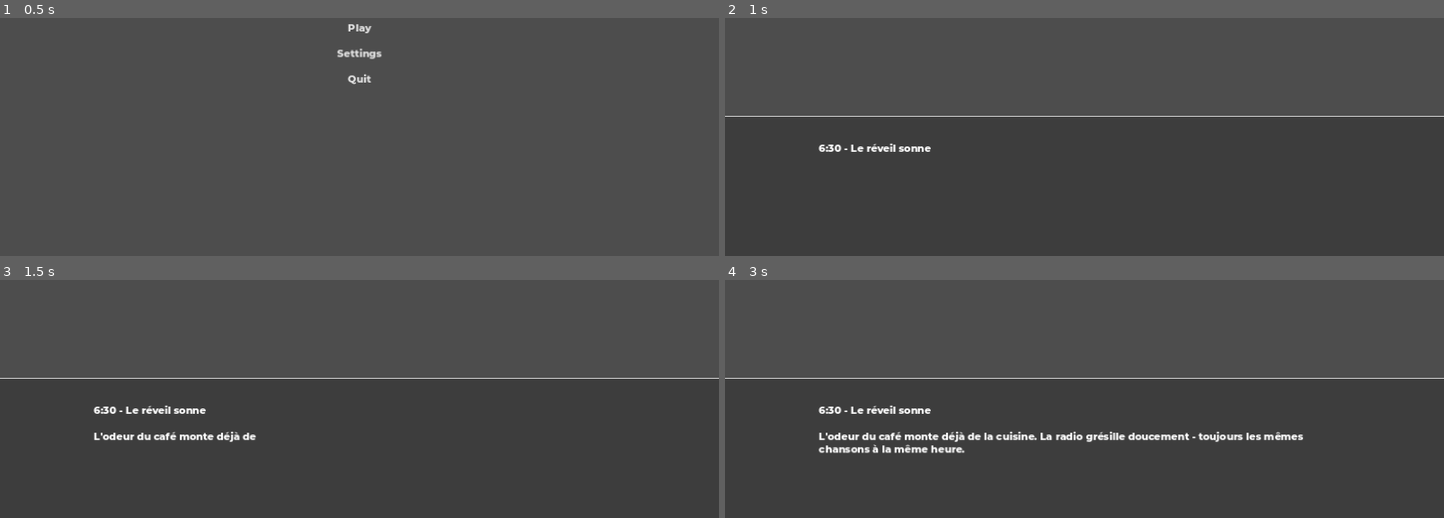
Above: before the commit, frames 1-4 (two rows, left to right).
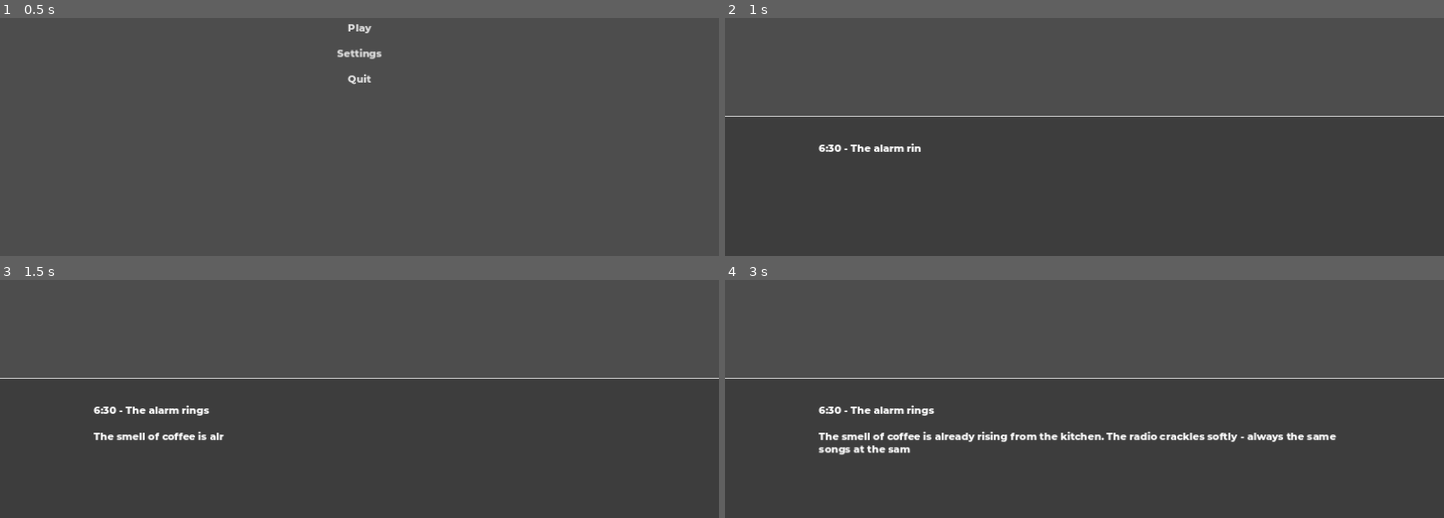
Above: after the commit, the same moments.

Repository: monologue-tool/godot-plugin
Game: Godot game, scene res://example/scenes/menu/menu.tscn
Two runs of this game, one before a commit and one after it. Both use one fixed random seed, a clock stepped at 60 frames per second and the inputs below.
Inputs (mouse positions are in pixels of both pictures, inside the frame that each line leads up to):
- Up to frame 1 (0.5 s): no input
- Up to frame 2 (1 s): click "Play" at 0.5 s
- Up to frame 3 (1.5 s): move the mouse to (359, 448) at 1.27 s
- Up to frame 4 (3 s): move the mouse to (940, 337) at 2.02 s; move the mouse to (outside the picture) at 2.77 s

Frame 1 is identical in both runs. In frame 2, 0.2% of the frame differs, in the area x 17-29%, y 52-57%; in frame 3, 0.7%; in frame 4, 2.2%, in the area x 13-85%, y 52-74%.

Commit message:
Translate example + Add music

Diff:
--- a/default_bus_layout.tres
+++ b/default_bus_layout.tres
@@ -1,7 +1,6 @@
 [gd_resource type="AudioBusLayout" format=3 uid="uid://chac4dgkd1kqr"]
 
 [resource]
-bus/0/send = &"New hgf"
 bus/1/name = &"Voice"
 bus/1/solo = false
 bus/1/mute = false
--- a/example/resources/intro.json
+++ b/example/resources/intro.json
@@ -22,7 +22,7 @@
 			"Speaker": "",
 			"DisplayName": "",
 			"DisplayVariant": "",
-			"Sentence": "Le frigo est plein. Des aliments parfaitement rangés.",
+			"Sentence": "The fridge is full. Food perfectly arranged.",
 			"Voiceline": "",
 			"EditorPosition": {
 				"x": 2460,
@@ -36,7 +36,7 @@
 			"Speaker": "",
 			"DisplayName": "",
 			"DisplayVariant": "",
-			"Sentence": "Il me fait son signe de tête habituel.",
+			"Sentence": "He gives me his usual nod.",
 			"Voiceline": "",
 			"EditorPosition": {
 				"x": 4620,
@@ -50,7 +50,7 @@
 			"Speaker": "",
 			"DisplayName": "",
 			"DisplayVariant": "",
-			"Sentence": "Je m'approche du kiosque. Les gros titres... ils semblent flou. Je n'ai peut-être pas assez dormis.",
+			"Sentence": "I approach the kiosk. The headlines... they seem blurry. Maybe I didn't get enough sleep.",
 			"Voiceline": "",
 			"EditorPosition": {
 				"x": 4620,
@@ -76,7 +76,7 @@
 			"$type": "NodeOption",
 			"ID": "GzZt8XX9PG",
 			"NextID": "BHtC8XPuAO",
-			"Option": "Rester au lit encore 5 minutes",
+			"Option": "Stay in bed for another 5 minutes",
 			"EnableByDefault": true,
 			"OneShot": true,
 			"EditorPosition": {
@@ -88,7 +88,7 @@
 			"$type": "NodeOption",
 			"ID": "WANiOaxPPj",
 			"NextID": "YOR7Or05UB",
-			"Option": "Se lever immédiatement",
+			"Option": "Get up immediately",
 			"EnableByDefault": true,
 			"OneShot": false,
 			"EditorPosition": {
@@ -100,7 +100,7 @@
 			"$type": "NodeOption",
 			"ID": "byQ79tFs86",
 			"NextID": "ET0i1knsbP",
-			"Option": "Éteindre la radio",
+			"Option": "Turn off the radio",
 			"EnableByDefault": true,
 			"OneShot": true,
 			"EditorPosition": {
@@ -112,7 +112,7 @@
 			"$type": "NodeOption",
 			"ID": "sHj28PPSPj",
 			"NextID": "YOR7Or05UB",
-			"Option": "Se lever",
+			"Option": "See liver",
 			"EnableByDefault": false,
 			"OneShot": false,
 			"EditorPosition": {
@@ -127,7 +127,7 @@
 			"Speaker": "",
 			"DisplayName": "",
 			"DisplayVariant": "",
-			"Sentence": "Après avoir enfilé mes chaussons, la routine du matin commence.",
+			"Sentence": "After putting on my slippers, the morning routine begins.",
 			"Voiceline": "",
 			"EditorPosition": {
 				"x": 1200,
@@ -141,7 +141,7 @@
 			"Speaker": "",
 			"DisplayName": "",
 			"DisplayVariant": "",
-			"Sentence": "[i]Dans la Cuisine[/i]\n\nLe grille-pain fait encore des siennes. La tartine est à moitié brûlée.",
+			"Sentence": "[i]In the Kitchen[/i]\n\nThe toaster is acting up again. The toast is half burnt.",
 			"Voiceline": "",
 			"EditorPosition": {
 				"x": 1650,
@@ -165,7 +165,7 @@
 			"$type": "NodeOption",
 			"ID": "XarRF5ODMb",
 			"NextID": "J7zFMyNovI",
-			"Option": "L'ignorer comme d'habitude",
+			"Option": "Ignore him as usual",
 			"EnableByDefault": true,
 			"OneShot": false,
 			"EditorPosition": {
@@ -177,7 +177,7 @@
 			"$type": "NodeOption",
 			"ID": "MU6Yrh1YDH",
 			"NextID": "di2az13qmZ",
-			"Option": "Acheter un journal pour une fois",
+			"Option": "Buy a newspaper for once",
 			"EnableByDefault": true,
 			"OneShot": false,
 			"EditorPosition": {
@@ -192,7 +192,7 @@
 			"Speaker": "",
 			"DisplayName": "",
 			"DisplayVariant": "",
-			"Sentence": "Vous plongez dans le reflet de votre tasse de café qui vous renvoie une image troublée. Le sommeil vous fuit depuis près de deux semaines maintenant. Les nuits ne sont pas pénibles, non, mais elles ont perdu leur caractère réparateur. Les rêves aussi se sont évaporés. Est-ce le travail ? La famille ? Ou simplement une mauvaise passe ?",
+			"Sentence": "You look into the reflection of your coffee cup, which reflects a troubled image back to you. Sleep has been eluding you for almost two weeks now. The nights are not painful, no, but they have lost their restorative character. Dreams have also evaporated. Is it work? Family? Or just a bad patch?",
 			"Voiceline": "",
 			"EditorPosition": {
 				"x": 2910,
@@ -217,7 +217,7 @@
 			"$type": "NodeOption",
 			"ID": "UgHOcEE6ut",
 			"NextID": "dbKbZZs0tj",
-			"Option": "Manger la tartine brûlée",
+			"Option": "Eat burnt toast",
 			"EnableByDefault": true,
 			"OneShot": false,
 			"EditorPosition": {
@@ -229,7 +229,7 @@
 			"$type": "NodeOption",
 			"ID": "MEIDPVeiKM",
 			"NextID": "9JdbArDUC5",
-			"Option": "Chercher autre chose dans le frigo",
+			"Option": "Look for something else in the fridge",
 			"EnableByDefault": true,
 			"OneShot": false,
 			"EditorPosition": {
@@ -241,7 +241,7 @@
 			"$type": "NodeOption",
 			"ID": "5PbNNbBtPj",
 			"NextID": "Sj8DtwxYGq",
-			"Option": "Ne pas manger.",
+			"Option": "Do not eat.",
 			"EnableByDefault": true,
 			"OneShot": false,
 			"EditorPosition": {
@@ -256,7 +256,7 @@
 			"Speaker": "",
 			"DisplayName": "",
 			"DisplayVariant": "",
-			"Sentence": "Cette brève introspection s'évanouit soudain, laissant place à la réalité de cette journée particulière. Aujourd'hui est le grand jour : vous allez enfin devenir explorateur.",
+			"Sentence": "This brief introspection suddenly fades away, giving way to the reality of this particular day. Today is the big day: you will finally become an explorer.",
 			"Voiceline": "",
 			"EditorPosition": {
 				"x": 3360,
@@ -270,7 +270,7 @@
 			"Speaker": "",
 			"DisplayName": "",
 			"DisplayVariant": "",
-			"Sentence": "[i]Sur le chemin du travail[/i]\n\nLe vendeur de journaux est à son coin habituel.",
+			"Sentence": "[i]On the way to work[/i]\n\nThe newspaper vendor is at his usual spot.",
 			"Voiceline": "",
 			"EditorPosition": {
 				"x": 3810,
@@ -294,7 +294,7 @@
 			"$type": "NodeOption",
 			"ID": "kqUVahRr5n",
 			"NextID": "ZarjAkFpsw",
-			"Option": "Descendre du métro",
+			"Option": "Getting off the subway",
 			"EnableByDefault": true,
 			"OneShot": false,
 			"EditorPosition": {
@@ -306,7 +306,7 @@
 			"$type": "NodeOption",
 			"ID": "vKLtI1GRip",
 			"NextID": "8kUbCbZpKh",
-			"Option": "Attendre",
+			"Option": "To wait for",
 			"EnableByDefault": true,
 			"OneShot": false,
 			"EditorPosition": {
@@ -362,7 +362,7 @@
 			"$type": "NodeOption",
 			"ID": "rdOxd8cgyX",
 			"NextID": "LgkHxBDl61",
-			"Option": "Où suis-je ?",
+			"Option": "Where am I?",
 			"EnableByDefault": true,
 			"OneShot": false,
 			"EditorPosition": {
@@ -374,7 +374,7 @@
 			"$type": "NodeOption",
 			"ID": "ZMpXfi5vbP",
 			"NextID": "z2c0Azuial",
-			"Option": "Qui est-ce ?",
+			"Option": "Who is it ?",
 			"EnableByDefault": true,
 			"OneShot": false,
 			"EditorPosition": {
@@ -386,7 +386,7 @@
 			"$type": "NodeOption",
 			"ID": "Xf5h6LxItw",
 			"NextID": "YHbX3dg0rg",
-			"Option": " ...",
+			"Option": null,
 			"EnableByDefault": true,
 			"OneShot": false,
 			"EditorPosition": {
@@ -406,15 +406,6 @@
 			"EditorPosition": {
 				"x": 1290,
 				"y": 1470
-			}
-		},
-		{
-			"$type": "NodeRoot",
-			"ID": "KuF40hizq3",
-			"NextID": "KMAWkxjVoh",
-			"EditorPosition": {
-				"x": 0,
-				"y": 0
 			}
 		},
 		{
@@ -449,25 +440,11 @@
 			"Speaker": "",
 			"DisplayName": "",
 			"DisplayVariant": "",
-			"Sentence": "Encore quelques minutes sous la couette, à écouter la radio en fond. La musique, les infos, la météo, les embouteillages habituels.",
+			"Sentence": "A few more minutes under the covers, listening to the radio in the background. The music, the news, the weather, the usual traffic jams.",
 			"Voiceline": "",
 			"EditorPosition": {
 				"x": 1560,
 				"y": -210
-			}
-		},
-		{
-			"$type": "NodeSentence",
-			"ID": "KMAWkxjVoh",
-			"NextID": "AH2tSd8vzH",
-			"Speaker": "",
-			"DisplayName": "",
-			"DisplayVariant": "",
-			"Sentence": "[i]6:30 - Le réveil sonne[/i]\n\nL'odeur du café monte déjà de la cuisine. La radio grésille doucement - toujours les mêmes chansons à la même heure.",
-			"Voiceline": "",
-			"EditorPosition": {
-				"x": 390,
-				"y": 0
 			}
 		},
 		{
@@ -477,7 +454,7 @@
 			"Speaker": 1,
 			"DisplayName": "",
 			"DisplayVariant": "",
-			"Sentence": "N'est-ce pas votre propre ombre qui s'étend, plus vaste à mesure que vous poursuivez la lumière ? Ce que vous rejetez dans l'obscurité ne disparaît pas ; cela vous observe, cela s'amplifie. À force de chercher à devenir entier, vous vous fragmentez. Acceptez l'imperfection non pas comme un défaut, mais comme une invitation à danser avec ce que vous fuyez. Car ce n'est pas la lumière qui éclaire la vérité, mais la rencontre de l'ombre et du jour dans un équilibre fragile.",
+			"Sentence": "Is it not your own shadow that expands, larger as you pursue the light? What you cast into the darkness does not disappear; it watches you, it amplifies. In seeking to become whole, you fragment yourself. Accept imperfection not as a defect, but as an invitation to dance with what you are fleeing. For it is not light that illuminates the truth, but the meeting of shadow and day in a fragile balance.",
 			"Voiceline": "",
 			"EditorPosition": {
 				"x": 1740,
@@ -491,7 +468,7 @@
 			"Speaker": "",
 			"DisplayName": "",
 			"DisplayVariant": "",
-			"Sentence": "Les mots s'échappent, trahissant votre désorientation. \"Je suis perdu...\"",
+			"Sentence": "The words slip out, betraying your disorientation. \"I'm lost...\"",
 			"Voiceline": "",
 			"EditorPosition": {
 				"x": 1290,
@@ -505,7 +482,7 @@
 			"Speaker": 1,
 			"DisplayName": "",
 			"DisplayVariant": "",
-			"Sentence": "Qu'avez-vous vu ?",
+			"Sentence": "What did you see?",
 			"Voiceline": "",
 			"EditorPosition": {
 				"x": 1290,
@@ -588,7 +565,7 @@
 			"Speaker": "",
 			"DisplayName": "",
 			"DisplayVariant": "",
-			"Sentence": "Le goût est... désagréable, je n'ai pas le sentiment d'avoir manger mais je n'avais pas tellement faim.",
+			"Sentence": "The taste is... unpleasant, I don't feel like I've eaten but I wasn't that hungry.",
 			"Voiceline": "",
 			"EditorPosition": {
 				"x": 2460,
@@ -602,7 +579,7 @@
 			"Speaker": "",
 			"DisplayName": "",
 			"DisplayVariant": "",
-			"Sentence": "De toute façon je n'ai pas très faim, mon estomac ne gronde pas.",
+			"Sentence": "Anyway, I'm not very hungry, my stomach isn't growling.",
 			"Voiceline": "",
 			"EditorPosition": {
 				"x": 2460,
@@ -616,7 +593,7 @@
 			"Speaker": 1,
 			"DisplayName": "",
 			"DisplayVariant": "",
-			"Sentence": "Apprenez à regarder chaques facettes de votre personnalité.",
+			"Sentence": "Learn to look at every facet of your personality.",
 			"Voiceline": "",
 			"EditorPosition": {
 				"x": 2190,
@@ -630,7 +607,7 @@
 			"Speaker": "",
 			"DisplayName": "",
 			"DisplayVariant": "",
-			"Sentence": "Vous entendez cette phrase comme une sorte de révélation. Vous regardez le monolithe et vous vous sentez voyager.",
+			"Sentence": "You hear this sentence as a kind of revelation. You look at the monolith and you feel yourself traveling.",
 			"Voiceline": "",
 			"EditorPosition": {
 				"x": 2640,
@@ -644,7 +621,7 @@
 			"Speaker": "",
 			"DisplayName": "",
 			"DisplayVariant": "",
-			"Sentence": "Vous êtes assis. Ou debout ? C'est difficile à dire. Face à vous, une présence. Pas vraiment une forme, plutôt une suggestion de présence.",
+			"Sentence": "You are sitting. Or standing? It is hard to tell. In front of you, a presence. Not really a shape, more a suggestion of presence.",
 			"Voiceline": "",
 			"EditorPosition": {
 				"x": 480,
@@ -658,7 +635,7 @@
 			"Speaker": "",
 			"DisplayName": "",
 			"DisplayVariant": "",
-			"Sentence": "Les portes du métro se referment devant vous, vous voyez la station s'éffacer à mesure que le métro prend de la vitesse, vous reprenez vos esprits. Ce jour là vous n'irais pas au travail et vous ne serez jamais un explorateur.",
+			"Sentence": "The subway doors close in front of you, you see the station fade away as the subway picks up speed, you come to your senses. That day you would not go to work and you will never be an explorer.",
 			"Voiceline": "",
 			"EditorPosition": {
 				"x": 5880,
@@ -672,7 +649,7 @@
 			"Speaker": "",
 			"DisplayName": "",
 			"DisplayVariant": "",
-			"Sentence": "Vous descendez du métro, votre cœur bat fort, vous stressez, les gens vous bousculent, les murs du couloir semblent perdre leur substance, comme de la peinture qui se dilue. Les bruits de la station s'estompent progressivement, remplacés par un silence cotonneux. Les détails familiers s'effacent un à un. Le carrelage sous vos pieds, les publicités sur les murs, les autres voyageurs - tout se fond dans une blancheur grandissante. Seul le chemin devant vous reste défini, comme une invitation. Vos pas résonnent désormais dans un espace qui semble infini. Le blanc a tout envahi, sauf... cette forme qui se dresse devant vous. Une structure sombre, géométrique, imposante.\n\n[b]Un monolithe.[/b]",
+			"Sentence": "You get off the subway, your heart is beating fast, you are stressed, people are jostling you, the walls of the corridor seem to lose their substance, like paint that is diluting. The noises of the station gradually fade, replaced by a cottony silence. Familiar details disappear one by one. The tiles under your feet, the advertisements on the walls, the other travelers - everything blends into a growing whiteness. Only the path in front of you remains defined, like an invitation. Your steps now echo in a space that seems infinite. White has invaded everything, except... this shape that stands before you. A dark, geometric, imposing structure.\n\n[b]A monolith.[/b]",
 			"Voiceline": "",
 			"EditorPosition": {
 				"x": 5880,
@@ -686,7 +663,7 @@
 			"Speaker": "",
 			"DisplayName": "",
 			"DisplayVariant": "",
-			"Sentence": "Vous prenez le métro et une étrange sensation s'emparre de vous. Ce n'est pas la foule habituelle, non, c'est autre chose. Comme si chaque station vous éloignait un peu plus de quelque chose. Le métro s'arrête entre deux stations. Les lumières vacillent un instant. Dans l'obscurité passagère, vous apercevez quelque chose par la fenêtre. Une lueur ? Un reflet ? Non, c'était autre chose. Quelque chose qui n'aurait pas dû être là.\n\nLa rame s'arrête à votre station.",
+			"Sentence": "You take the subway and a strange feeling takes hold of you. It's not the usual crowd, no, it's something else. As if each station takes you a little further away from something. The subway stops between two stations. The lights flicker for a moment. In the passing darkness, you see something through the window. A glow? A reflection? No, it was something else. Something that shouldn't have been there.\n\nThe train stops at your station.",
 			"Voiceline": "",
 			"EditorPosition": {
 				"x": 5081,
@@ -700,7 +677,7 @@
 			"Speaker": "",
 			"DisplayName": "",
 			"DisplayVariant": "",
-			"Sentence": "Encore quelques minutes sous la couette, à entendre les voitures passer dans la rue.",
+			"Sentence": "A few more minutes under the covers, listening to the cars passing in the street.",
 			"Voiceline": "",
 			"EditorPosition": {
 				"x": 1560,
@@ -723,7 +700,7 @@
 			"Speaker": "",
 			"DisplayName": "",
 			"DisplayVariant": "",
-			"Sentence": "Je tends la main vers la radio et l'éteint. L'instant d'après j'oublie quelle musique passait.",
+			"Sentence": "I reach for the radio and turn it off. The next moment I forget what music was playing.",
 			"Voiceline": "",
 			"EditorPosition": {
 				"x": 480,
@@ -741,6 +718,42 @@
 				"x": 90,
 				"y": 810
 			}
+		},
+		{
+			"$type": "NodeSentence",
+			"ID": "KMAWkxjVoh",
+			"NextID": "AH2tSd8vzH",
+			"Speaker": "",
+			"DisplayName": "",
+			"DisplayVariant": "",
+			"Sentence": "[i]6:30 - The alarm rings[/i]\n\nThe smell of coffee is already rising from the kitchen. The radio crackles softly - always the same songs at the same time.",
+			"Voiceline": "",
+			"EditorPosition": {
+				"x": 390,
+				"y": 0
+			}
+		},
+		{
+			"$type": "NodeRoot",
+			"ID": "KuF40hizq3",
+			"NextID": "J1FGCBXFaR",
+			"EditorPosition": {
+				"x": -480,
+				"y": 0
+			}
+		},
+		{
+			"$type": "NodeAudio",
+			"ID": "J1FGCBXFaR",
+			"NextID": "KMAWkxjVoh",
+			"Loop": true,
+			"Volume": "",
+			"Pitch": "",
+			"Audio": "../assets/musics/One for Wendy.mp3",
+			"EditorPosition": {
+				"x": -90,
+				"y": 0
+			}
 		}
 	],
 	"Characters": [
Not shown, added: example/assets/musics/One for Wendy.mp3.import
Not shown, added: example/assets/musics/One for Wendy.mp3
